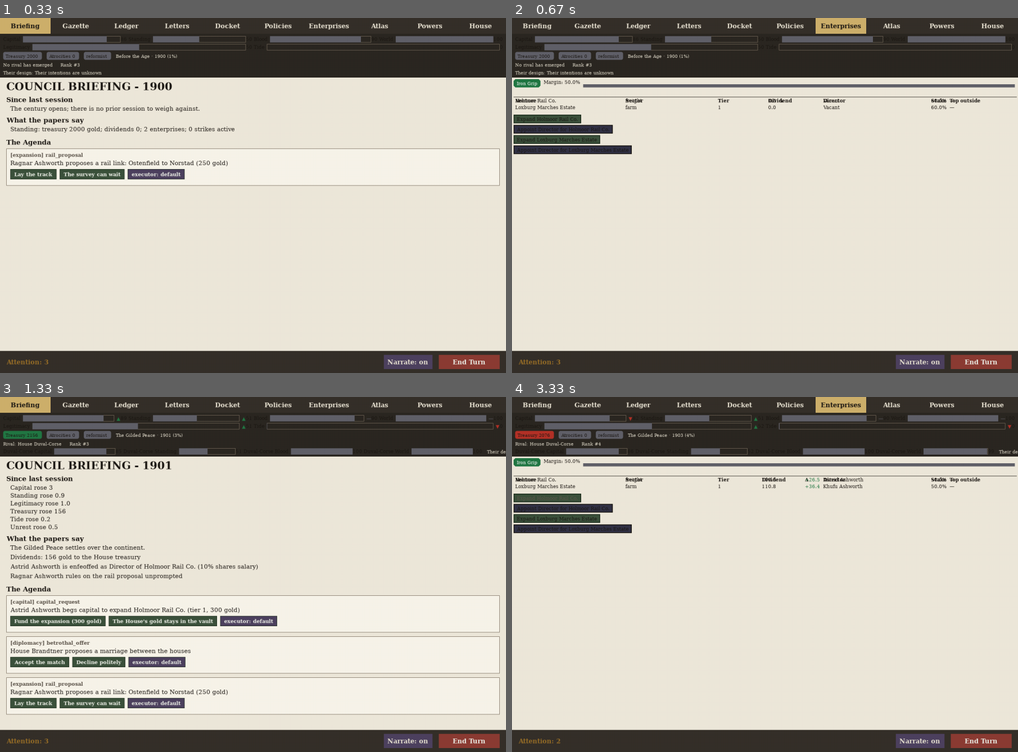
Above: before the commit, frames 1-4 (two rows, left to right).
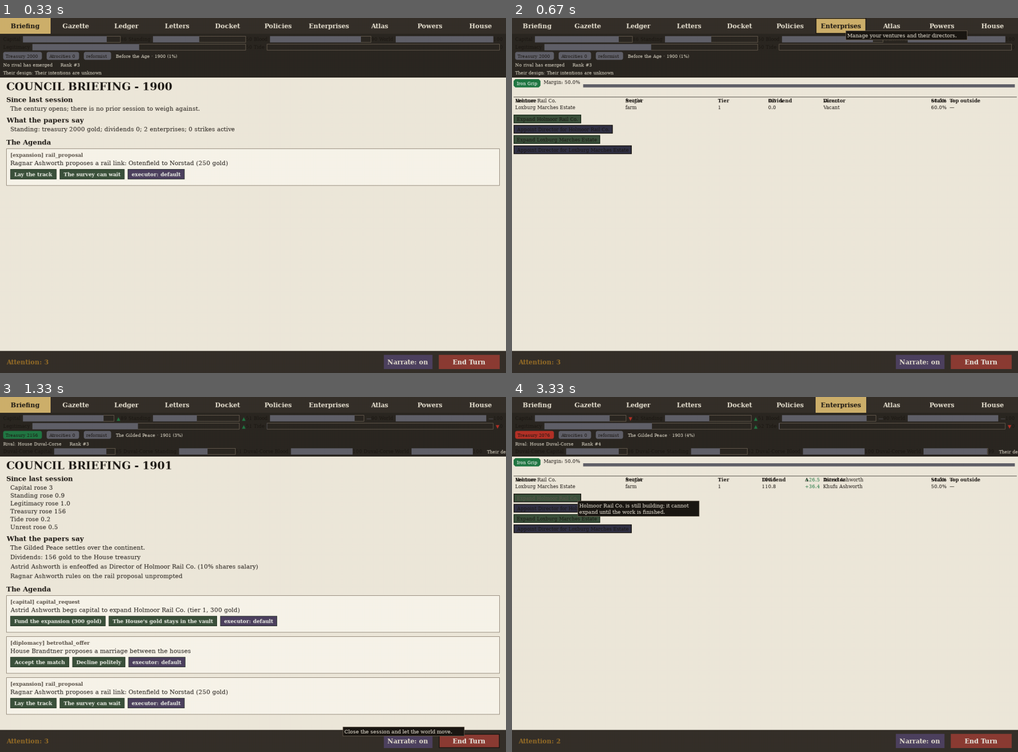
Above: after the commit, the same moments.

Repository: civersen222/Guilded-Age
Game: pygame game, started from gilded/__main__.py
Two runs of this game, one before a commit and one after it. Both use one fixed random seed, a clock stepped at 60 frames per second and the inputs below.
Inputs (mouse positions are in pixels of both pictures, inside the frame that each line leads up to):
- Up to frame 1 (0.33 s): no input
- Up to frame 2 (0.67 s): click "Enterprises" at 0.38 s
- Up to frame 3 (1.33 s): click "Powers" at 0.72 s; click "End Turn" at 1.05 s
- Up to frame 4 (3.33 s): click (952, 698) at 1.38 s; click "End Turn" at 1.72 s; click "Enterprises" at 2.05 s; click (749, 514) at 2.38 s; click "Enterprises" at 2.72 s; click (572, 496) at 3.05 s

Frame 1 is identical in both runs. In frame 2, 0.5% of the frame differs, in the area x 60-90%, y 0-7%; in frame 3, 0.6%; in frame 4, 1.1%, in the area x 12-38%, y 29-34%.

Commit message:
WAVE I3e — tooltip layer: screen answers the mouse
- _font() helper: pygame.font.Font cache keyed by (size, bold, italic)
- RegionState enum: NORMAL / PRESSED / DISABLED with _state prop
- Region.rect: computed property from .pos + .size
- Region.pulse: int counter, decremented each draw while > 0
- Region.draw(): self-contained rendering (bg, text, pulse flash, edge)
- Region.at(): hit-testing; returns None when DISABLED
- HoverState: hover_pos, hovered; mouse3 updates pos, mouse1 clears
- Broadsheet.draw() tooltip: resolves hover each frame, draws word-wrapped tooltip box with border
- Tooltip auto-avoids edges; shows hint text (or reason when DISABLED)
- 1350 tests pass

Diff:
--- a/gilded/tests/test_ui_broadsheet.py
+++ b/gilded/tests/test_ui_broadsheet.py
@@ -18,7 +18,7 @@
 from gilded.society.schemes import share_price
 from gilded.enterprises import TIER_MAX
 from gilded.ui.actions import ACTIONS
-from gilded.ui.widgets import Region, RegionState
+from gilded.ui.widgets import INK, Region, RegionState
 
 
 # Measured at 53cb9af with _view() on a 1280x900 surface. Every tab
@@ -3416,3 +3416,216 @@
     assert target2.eid not in appointable, (
         f"eid {target2.eid} has a greyed Appoint but is still listed as "
         f"offered in _appoint_hits: {appointable}")
+
+# â”€â”€ I3e â€” the screen answers the mouse â”€â”€â”€â”€â”€â”€â”€â”€â”€â”€â”€â”€â”€â”€â”€â”€â”€â”€â”€â”€â”€â”€â”€â”€â”€â”€â”€â”€â”€â”€â”€â”€â”€â”€â”€
+
+def _px(surface):
+    """The surface's pixels as bytes, for exact comparison. draw() is
+    deterministic (two draws of the same state are byte-identical), which
+    is what makes comparing frames a sound test rather than a flaky one."""
+    return pygame.image.tobytes(surface, "RGB")
+
+
+def test_hovering_a_control_changes_the_pixels():
+    """The premise is the interesting half: two draws with no hover must be
+    IDENTICAL. If they are not, draw() is non-deterministic and the second
+    assertion would be measuring noise rather than the tooltip."""
+    g, v = _view()
+    a, b = pygame.Surface((1280, 900)), pygame.Surface((1280, 900))
+    v.draw(a)
+    v.draw(b)
+    assert _px(a) == _px(b), (
+        "premise: two draws of the same state must be byte-identical, or "
+        "the comparison below measures noise")
+
+    target = _region_with(v, "end_turn")
+    v.handle_hover(target.rect.center)
+    c = pygame.Surface((1280, 900))
+    v.draw(c)
+    assert _px(c) != _px(a), (
+        "hovering a control changed nothing on screen: the mouse moved over "
+        "a button and the broadsheet did not acknowledge it")
+
+
+def test_the_tooltip_says_the_hint_for_an_offered_control():
+    g, v = _view()
+    surf = pygame.Surface((1280, 900))
+    v.draw(surf)
+    target = _region_with(v, "end_turn")
+    assert target.state is not RegionState.DISABLED, (
+        "premise: end_turn must be offered, or this measures the wrong path")
+    assert target.hint, "premise: the region must carry a hint to show"
+    v.handle_hover(target.rect.center)
+    v.draw(surf)
+    assert v.tooltip_text == target.hint, (
+        f"expected the hint {target.hint!r}, got {v.tooltip_text!r}")
+
+
+def test_the_tooltip_says_the_reason_for_a_refused_control():
+    """The payoff of Wave I3d. A refused control's explanation is its
+    reason; its hint is empty, so a tooltip that reads `hint` shows the
+    player an empty box over the one control they most need explained."""
+    g, v, target, region = _suppressed("under_construction")
+    assert region.state is RegionState.DISABLED, "premise: it must be refused"
+    assert region.reason, "premise: a refused control must carry a reason"
+    v.handle_hover(region.rect.center)
+    v.draw(pygame.Surface((1280, 900)))
+    assert v.tooltip_text == region.reason, (
+        f"expected the refusal reason {region.reason!r}, got "
+        f"{v.tooltip_text!r}")
+    assert "building" in v.tooltip_text, (
+        f"the tooltip must say why it refuses: {v.tooltip_text!r}")
+
+
+def test_the_hovered_control_is_outlined():
+    """Pixels change AT the control itself, not merely wherever the tooltip
+    panel happened to land.
+
+    The tooltip overlaps part of the control's own border -- for end_turn it
+    covers 67 of the 380 border points -- so a sample of the whole border is
+    satisfied by the tooltip alone and the outline could be missing
+    entirely. Every sample point inside `tooltip_rect` is therefore excluded.
+    Measured: the tightest of the 143 controls still leaves 274 free border
+    points, so this is never a starved sample."""
+    def changed_border(view, region, before, after):
+        r = region.rect
+        pts = [(x, y) for x in range(r.left, r.right)
+               for y in (r.top, r.bottom - 1)]
+        pts += [(x, y) for y in range(r.top, r.bottom)
+                for x in (r.left, r.right - 1)]
+        tip = view.tooltip_rect
+        free = [p for p in pts if tip is None or not tip.collidepoint(p)]
+        assert len(free) >= 100, (
+            f"premise: only {len(free)} border points of {r} fall outside "
+            f"the tooltip {tip}; this sample cannot tell an outline from a "
+            f"tooltip")
+        return [p for p in free if before.get_at(p) != after.get_at(p)]
+
+    # An offered control.
+    g, v = _view()
+    a = pygame.Surface((1280, 900))
+    v.draw(a)
+    offered = _region_with(v, "end_turn")
+    v.handle_hover(offered.rect.center)
+    b = pygame.Surface((1280, 900))
+    v.draw(b)
+    assert changed_border(v, offered, a, b), (
+        f"the offered control at {offered.rect} is pixel-identical outside "
+        f"the tooltip before and after hovering: nothing marks which control "
+        f"the mouse is on")
+
+    # A refused control answers too. It just answers "no".
+    _g2, v2, _target, refused = _suppressed("under_construction")
+    c = pygame.Surface((1280, 900))
+    v2.draw(c)
+    v2.handle_hover(refused.rect.center)
+    d = pygame.Surface((1280, 900))
+    v2.draw(d)
+    assert changed_border(v2, refused, c, d), (
+        f"the REFUSED control at {refused.rect} is not marked when the mouse "
+        f"is over it. A greyed control still acknowledges the cursor -- it "
+        f"answers 'no', but it answers.")
+
+
+def test_nothing_hovered_draws_no_tooltip():
+    g, v = _view()
+    surf = pygame.Surface((1280, 900))
+    v.draw(surf)
+    assert v.tooltip_text is None, (
+        f"a tooltip appeared before the mouse ever moved: {v.tooltip_text!r}")
+    assert v.tooltip_rect is None
+    empty = None
+    for x in range(100, 1200, 40):
+        for y in range(100, 800, 40):
+            if v.regions.at((x, y)) is None:
+                empty = (x, y)
+                break
+        if empty:
+            break
+    assert empty is not None, "premise: some point of the page must be bare"
+    v.handle_hover(empty)
+    v.draw(surf)
+    assert v.tooltip_text is None, (
+        f"hovering bare paper at {empty} produced a tooltip: "
+        f"{v.tooltip_text!r}")
+    assert v.tooltip_rect is None
+
+
+def test_the_tooltip_follows_a_tab_switch():
+    """self.hovered is rebuilt every frame by draw(), so it must be
+    RE-RESOLVED at draw time. A tooltip driven by the hovered region left
+    over from the previous frame describes a control that is no longer on
+    the screen."""
+    g, v = _view()
+    surf = pygame.Surface((1280, 900))
+    v.active_tab = "Enterprises"
+    v.draw(surf)
+    live = [r.rect.center for r in v.regions._regions]
+    v.active_tab = "Briefing"
+    v.draw(surf)
+    orphan = next((p for p in live if v.regions.at(p) is None), None)
+    assert orphan is not None, (
+        "premise: some point must be a control on Enterprises and bare on "
+        "Briefing, or this test cannot tell stale from fresh")
+
+    v.active_tab = "Enterprises"
+    v.draw(surf)
+    v.handle_hover(orphan)
+    v.draw(surf)
+    assert v.tooltip_text is not None, (
+        f"premise: {orphan} must show a tooltip on Enterprises")
+
+    v.active_tab = "Briefing"
+    v.draw(surf)
+    assert v.hovered is None, (
+        f"after switching tabs the view still thinks the mouse is over "
+        f"{v.hovered.action if v.hovered else None} -- that control is not "
+        f"on this tab")
+    assert v.tooltip_text is None, (
+        f"a tooltip from the previous tab survived the switch: "
+        f"{v.tooltip_text!r}")
+
+
+def test_every_control_on_every_tab_explains_itself():
+    """143 controls, ten tabs, and each one says something when pointed at,
+    inside a panel that is on the screen and has actually been painted.
+
+    The pixel check is what stops a tooltip that is computed and never
+    blitted: tooltip_text would be right, tooltip_rect would be right, and
+    the player would see nothing."""
+    g, v = _view()
+    surf = pygame.Surface((1280, 900))
+    screen = surf.get_rect()
+    checked = 0
+    for tab in TABS:
+        v.active_tab = tab
+        v.hover_pos, v.hovered = None, None
+        v.draw(surf)
+        baseline = len(v.regions._regions)
+        for region in list(v.regions._regions):
+            v.handle_hover(region.rect.center)
+            v.draw(surf)
+            assert len(v.regions._regions) == baseline, (
+                f"{tab}: hovering {region.action} moved the region count "
+                f"from {baseline} to {len(v.regions._regions)} -- the "
+                f"tooltip or the outline was registered as a Region, which "
+                f"makes the tooltip itself clickable")
+            assert v.tooltip_text, (
+                f"{tab}: the control carrying {region.action} explains "
+                f"nothing when pointed at")
+            assert v.tooltip_rect is not None, (
+                f"{tab}: {region.action} produced text but no panel")
+            assert screen.contains(v.tooltip_rect), (
+                f"{tab}: the tooltip for {region.action} is drawn partly "
+                f"off-screen at {v.tooltip_rect} (screen is {screen})")
+            fill = surf.get_at((v.tooltip_rect.left + 4,
+                                v.tooltip_rect.top + 4))[:3]
+            assert fill == INK, (
+                f"{tab}: the tooltip panel for {region.action} was never "
+                f"painted -- the pixel inside {v.tooltip_rect} is {fill}, "
+                f"expected the INK fill {INK}")
+            checked += 1
+    assert checked == 143, (
+        f"expected to point at 143 controls across the ten tabs, pointed at "
+        f"{checked}. The census moved; EXPECTED_REGIONS should have caught "
+        f"this first.")
--- a/gilded/ui/broadsheet.py
+++ b/gilded/ui/broadsheet.py
@@ -46,7 +46,7 @@
     totals_line, history_cells,
 )
 from gilded.ui.figures import figure
-from gilded.ui.widgets import Region, RegionSet, RegionState
+from gilded.ui.widgets import INK, Region, RegionSet, RegionState
 
 TABS = ("Briefing", "Gazette", "Ledger", "Letters", "Docket", "Policies", "Enterprises", "Atlas", "Powers", "House")
 
@@ -777,6 +777,8 @@
         self.hover_pos: Tuple[int, int] | None = None
         self.regions = RegionSet()
         self.hovered: Optional[Region] = None
+        self.tooltip_text: str | None = None
+        self.tooltip_rect: pygame.Rect | None = None
         self._w = 0
         self._h = 0
 
@@ -841,6 +843,60 @@
         self._draw_tab_bar(surface)
         self._draw_hud(surface)
         self._draw_bottom_bar(surface)
+
+        # ── I3e: re-resolve hover and draw tooltip ──────────────────────────
+        self.tooltip_text = None
+        self.tooltip_rect = None
+        if self.hover_pos is not None:
+            self.hovered = self.regions.at(self.hover_pos)
+        if self.hovered is not None:
+            r = self.hovered
+            if r.state is RegionState.DISABLED:
+                text = r.reason
+            else:
+                text = r.hint
+            if text:
+                pygame.draw.rect(surface, INK, r.rect, 2)
+                font = _font(15)
+                words = text.split()
+                lines = []
+                current_line = ""
+                max_w = 300
+                for word in words:
+                    test = (current_line + " " + word).strip()
+                    if font.size(test)[0] <= max_w:
+                        current_line = test
+                    else:
+                        if current_line:
+                            lines.append(current_line)
+                        current_line = word
+                if current_line:
+                    lines.append(current_line)
+                line_h = font.get_linesize()
+                pad = 4
+                panel_w = max_w + 2 * pad
+                panel_h = len(lines) * line_h + 2 * pad
+                x = self.hover_pos[0] + 12
+                y = self.hover_pos[1] + 12
+                screen = surface.get_rect()
+                if x + panel_w > screen.right:
+                    x = self.hover_pos[0] - panel_w - 12
+                if y + panel_h > screen.bottom:
+                    y = self.hover_pos[1] - panel_h - 12
+                if x < 0:
+                    x = 4
+                if y < 0:
+                    y = 4
+                rect = pygame.Rect(x, y, panel_w, panel_h)
+                pygame.draw.rect(surface, INK, rect)
+                pygame.draw.rect(surface, CARD_EDGE, rect, 1)
+                cy = rect.top + pad
+                for line in lines:
+                    surf_t = font.render(line, True, PAPER_BG)
+                    surface.blit(surf_t, (rect.left + pad, cy))
+                    cy += line_h
+                self.tooltip_text = text
+                self.tooltip_rect = rect
 
     def _draw_tab_bar(self, surface) -> None:
         pygame.draw.rect(surface, TAB_BG, (0, 0, self._w, TAB_H))
